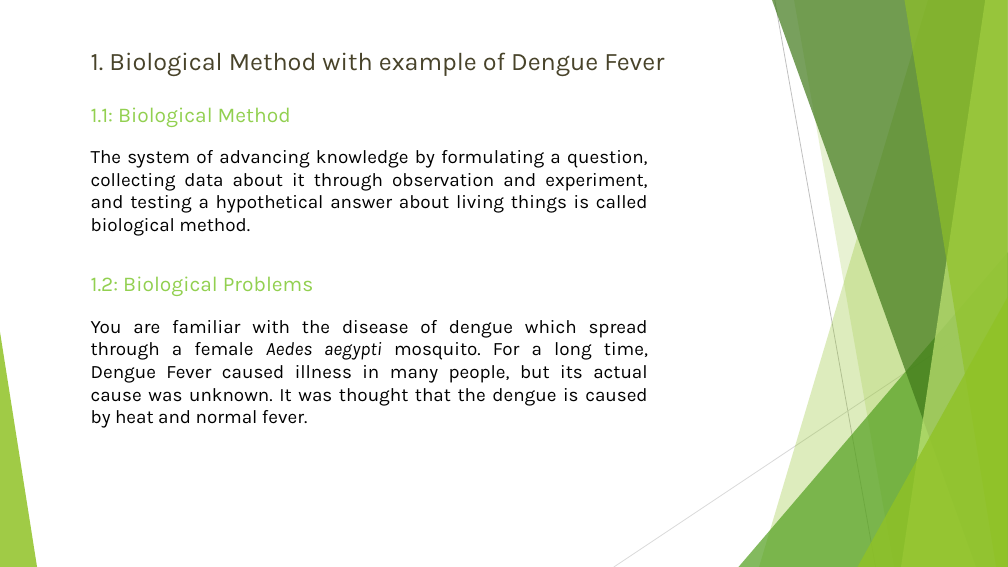
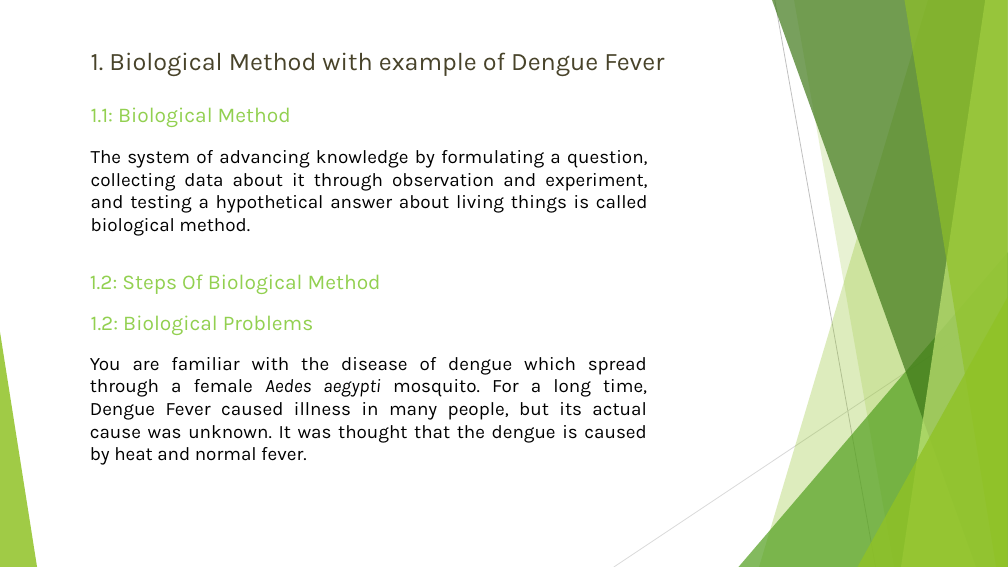
Before and after one commit to Sardar-9873/IX-A-Biology-Presentation-1, a slide deck: slide 2 of index.pptx. Drawn at 1008x567 pixels with LibreOffice and Linux fonts; fonts in the diff are those of the drawing. Boxes give left, top, right and bottom in pixels: in the first picture for what was removed or moved away, otherwise in the second. Text is boxed around its words. In the diff, an @@ line names an element or a change of style, - is before the commit and + after.

Commit message:
Added one line in presentation

```diff
--- a/index.pptx
+++ b/index.pptx
@@ text added at (90,274,381,294), 20 pt, text #92D050 @@
+1.2: Steps Of Biological Method
@@ text "1.2: Biological Problems": place and size @@
-text "1.2: Biological Problems" at (91,276,314,296)
+text "1.2: Biological Problems" at (91,315,314,335)
@@ text "You are familiar with the ...": place and size @@
-text "You are familiar with the ..." at (91,320,648,428)
+text "You are familiar with the ..." at (90,357,647,465)
```
